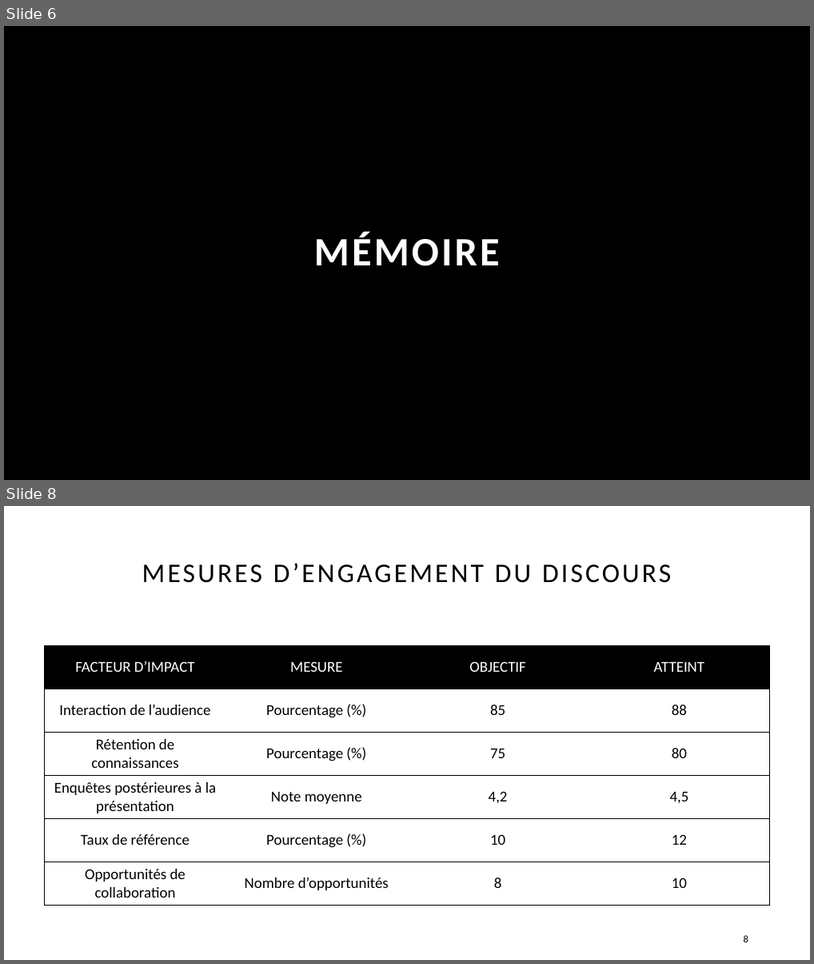
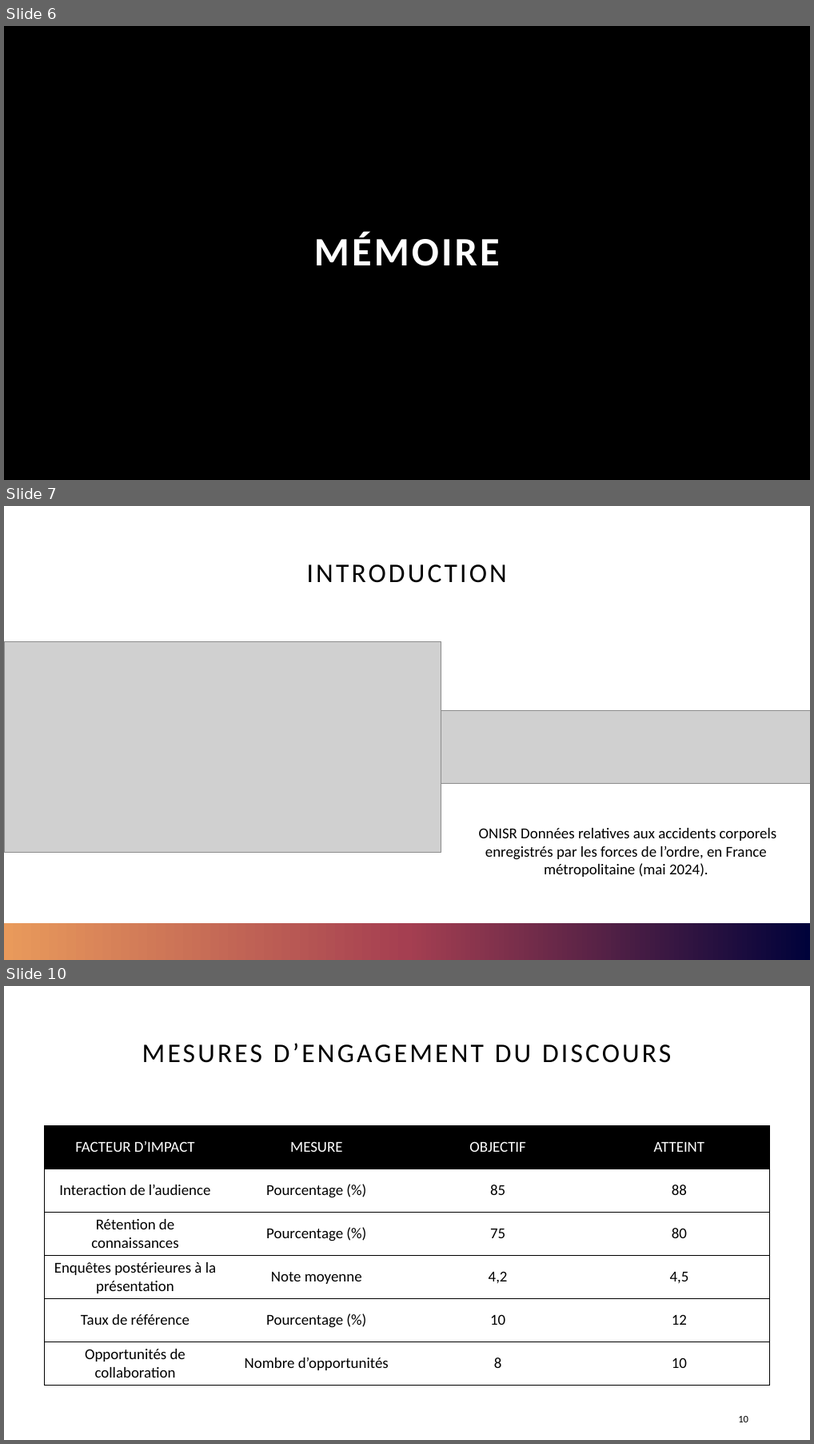
Before and after one commit to shanalfe/Memoire, a slide deck: Présentation1.pptx. Shown one above the other, each under a label of ours: slides 6 and 8 before the commit, slides 6, 7 and 10 after it; the slides between them are not shown. The pictures are 814x964 and 814x1444 pixels, drawn with LibreOffice and Linux fonts; fonts in the diff are those of the drawing; grey boxes stand for pictures; background and template pictures are left out. Boxes give left, top, right and bottom in pixels: in the first picture for what was removed or moved away, otherwise in the second. Text is boxed around its words. In the diff, an @@ line names an element or a change of style, - is before the commit and + after.

```diff
--- a/Présentation1.pptx
+++ b/Présentation1.pptx
@@ slide 7 added at bbox=[4, 506, 810, 960], background #FFFFFF @@
@@ title added at bbox=[307, 564, 507, 583], 32 pt, text #000000 @@
+INTRODUCTION
@@ picture added at bbox=[4, 641, 442, 852] @@
@@ picture added at bbox=[442, 711, 810, 784] @@
@@ text added at bbox=[479, 828, 778, 876], 18 pt, text #000000 @@
+ONISR Données relatives aux accidents corporels enregistrés par les forces de l’ordre, en France métropolitaine (mai 2024).
@@ rectangle added at bbox=[4, 923, 810, 960], fill gradient #00023A to #A53F51 to #E99A5B @@
@@ rectangle added at bbox=[4, 923, 810, 960], fill gradient #00023A to #A53F51 to #E99A5B @@
@@ page number added at bbox=[574, 927, 755, 951], 12 pt, text #FFFFFF @@
+7
@@ what was slide 8 is now slide 10 @@
@@ page number at bbox=[738, 1416, 749, 1422]: text changed @@
-8
+10
```
Also in this commit, not shown: 1 other slide added, 16 other files.
